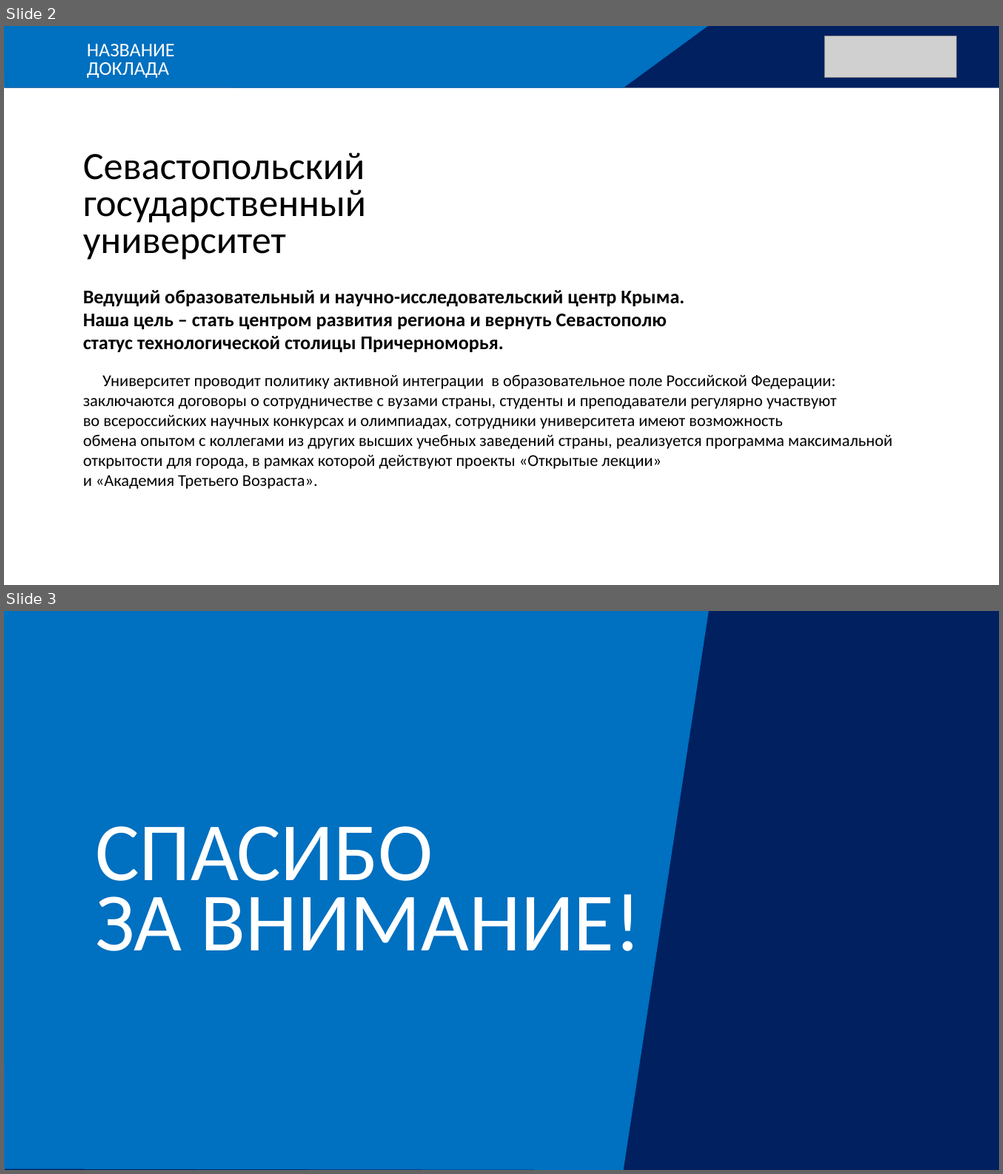
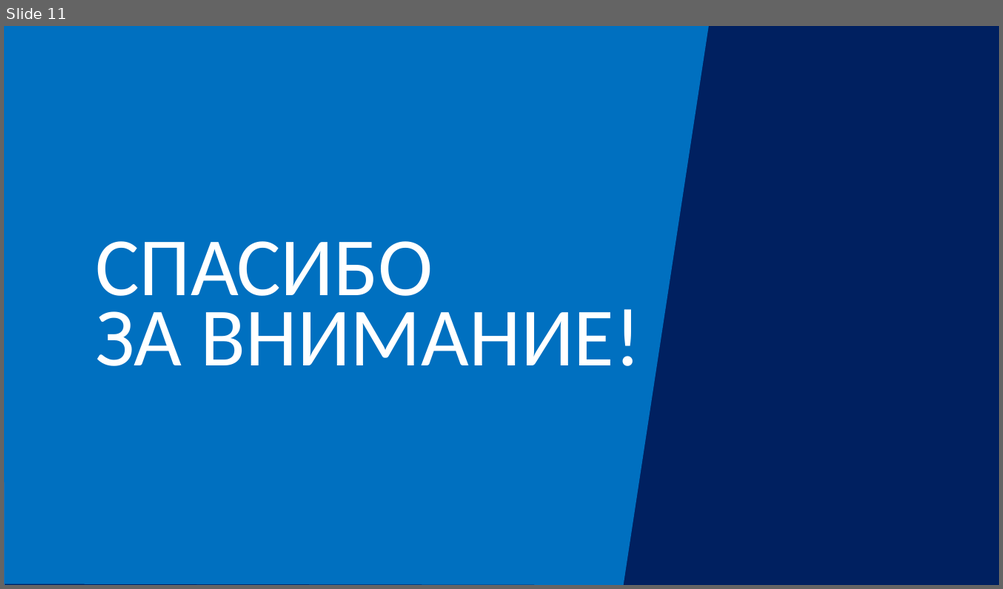
Before and after one commit to kostasmov/SevSU, a slide deck: 8 семестр/ПпЦП/Итоговая презентация.pptx. Shown one above the other, each under a label of ours: slides 2 and 3 before the commit, slide 11 after it. The pictures are 1003x1174 and 1003x589 pixels, drawn with LibreOffice and Linux fonts; fonts in the diff are those of the drawing; grey boxes stand for pictures. Boxes give left, top, right and bottom in pixels: in the first picture for what was removed or moved away, otherwise in the second. Text is boxed around its words. In the diff, an @@ line names an element or a change of style, - is before the commit and + after.

```diff
--- a/8 семестр/ПпЦП/Итоговая презентация.pptx
+++ b/8 семестр/ПпЦП/Итоговая презентация.pptx
@@ slide 2 removed at [4, 26, 999, 585], background #FFFFFF @@
@@ rectangle removed at [4, 26, 999, 87] @@
@@ freeform shape removed at [4, 26, 708, 87] @@
@@ text removed at [87, 44, 175, 78] @@
-НАЗВАНИЕ
-ДОКЛАДА
@@ picture removed at [825, 36, 956, 78] @@
@@ text removed at [83, 153, 892, 489] @@
-Севастопольский
-государственный
-университет
-Ведущий образовательный и научно-исследовательский центр Крыма.
-Наша цель – стать центром развития региона и вернуть Севастополю
-статус технологической столицы Причерноморья.
-Университет проводит политику активной интеграции в образовательное поле Российской Федерации: заключаются договоры о сотрудничестве с вузами страны, студенты и преподаватели регулярно участвуют
-во всероссийских научных конкурсах и олимпиадах, сотрудники университета имеют возможность
-обмена опытом с коллегами из других высших учебных заведений страны, реализуется программа максимальной открытости для города, в рамках которой действуют проекты «Открытые лекции»
-и «Академия Третьего Возраста».
@@ what was slide 3 is now slide 11 @@
```
Also in this commit, not shown: 1 slide changed, 9 slides added, 31 other files.
